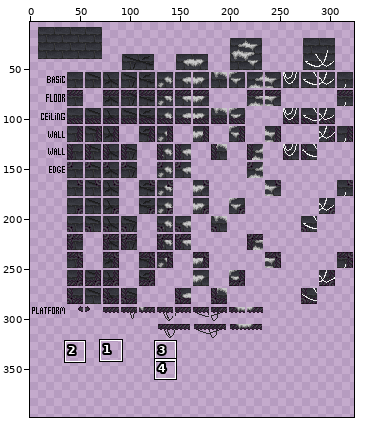
Two states of a sprite sheet, Paint-it-Black/levels/tiles/tiles.png. The picture above shows the old version from afar; the outline marks the close-up.
Close-up. Earlier state:
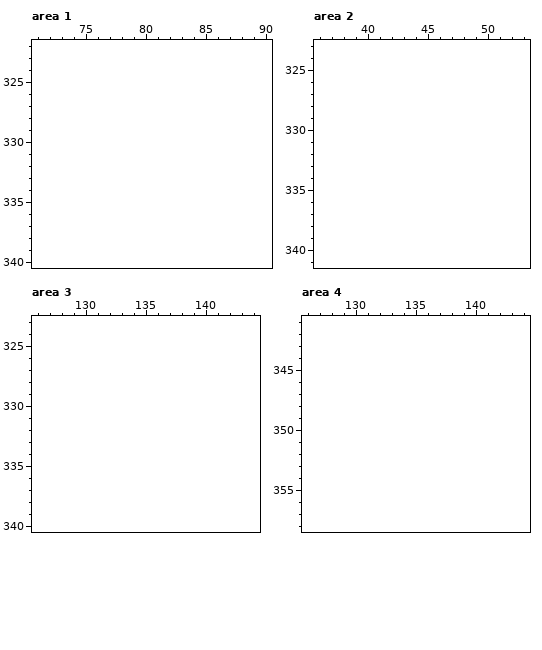
The file is 324x322 pixels. Colours within 5 levels of each other are drawn and written as one. Shown: area 1: x 71..90, y 322..340; area 2: x 36..53, y 323..341; area 3: x 126..144, y 323..340; area 4: x 126..144, y 341..358. The old version is drawn lined up with the new one, on the new canvas. The wide view leaves out empty margins. The commit also changed other parts of the picture, which this record leaves out.
Palette (. is transparent): 
The same view after the edit:
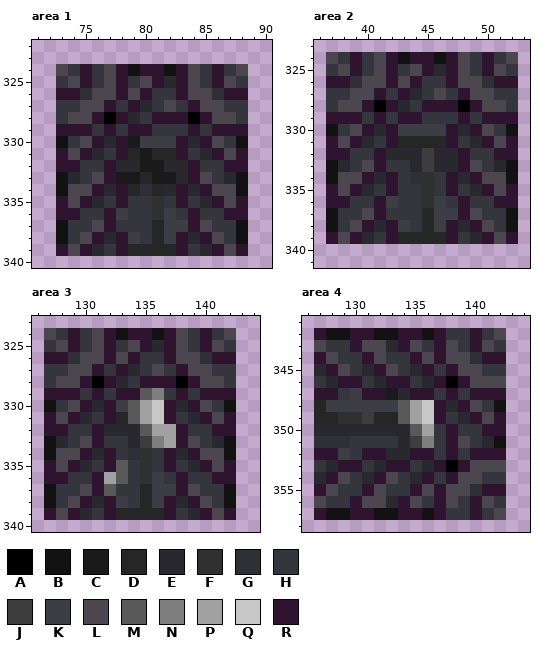
Colours new in this view: A #000000  B #121212  C #1a1a1a  D #262626  E #28282e  F #303030  G #2f2f36  H #35363d  J #3d3d3d  K #3c3d45  L #4c474f  M #595959  N #7f7f7f  P #a1a1a1  Q #c7c7c7  R #2e142e
Changes in this commit:
canvas 324x322 -> 324x399
Area 1:
y 324: x 73..88 ................ -> LHRHLRBRRBRLHRHL
y 325: x 73..88 ................ -> HLRHLRHLRERLHRLH
y 326: x 73..88 ................ -> RRGLLRLRHHRLLGRR
y 327: x 73..88 ................ -> HHLLRHREHLHRLLHH
y 328: x 73..88 ................ -> HLLRAREHRRRARLLH
y 329: x 73..88 ................ -> RRRHRHRRHHHRHRRR
y 330: x 73..88 ................ -> BHLRERCKKKRERLHB
y 331: x 73..88 ................ -> RLREHRDCDDRHERLR
y 332: x 73..88 ................ -> RRHHREECCEERHHRR
y 333: x 73..88 ................ -> BEHLRCCDCCERLHEB
y 334: x 73..88 ................ -> BLLRERDGDERERLLB
y 335: x 73..88 ................ -> RLREHRHHFHRHERLR
y 336: x 73..88 ................ -> RRHHRKHHFKHRHHRR
y 337: x 73..88 ................ -> BHHLRHHHDKKRLHHB
y 338: x 73..88 ................ -> BHLRERKHDKRERLHB
y 339: x 73..88 ................ -> RLREHRDDDDRHERLR
Area 2:
y 324: x 37..52 ................ -> LHRHLRBRRBRLHRHL
y 325: x 37..52 ................ -> HLRHLRHLRERLHRLH
y 326: x 37..52 ................ -> RRGLLRLRHHRLLGRR
y 327: x 37..52 ................ -> HHLLRHREHLHRLLHH
y 328: x 37..52 ................ -> HLLRAREHRRRARLLH
y 329: x 37..52 ................ -> RRRHRHRRHHHRHRRR
y 330: x 37..52 ................ -> BHLRERKKKKRERLHB
y 331: x 37..52 ................ -> RLREHRDDDDRHERLR
y 332: x 37..52 ................ -> RRHHREEEJEERHHRR
y 333: x 37..52 ................ -> BEHLRHHEJEERLHEB
y 334: x 37..52 ................ -> BLLRERHGFHRERLLB
y 335: x 37..52 ................ -> RLREHRHHFHRHERLR
y 336: x 37..52 ................ -> RRHHRKHHFKHRHHRR
y 337: x 37..52 ................ -> BHHLRHHHDKKRLHHB
y 338: x 37..52 ................ -> BHLRERKHDKRERLHB
y 339: x 37..52 ................ -> RLREHRDDDDRHERLR
Area 3:
y 324: x 127..142 ................ -> LHRHLRBRRBRLHRHL
y 325: x 127..142 ................ -> HLRHLRHLRERLHRLH
y 326: x 127..142 ................ -> RRGLLRLRHHRLLGRR
y 327: x 127..142 ................ -> HHLLRHREHLHRLLHH
y 328: x 127..142 ................ -> HLLRAREHRRRARLLH
y 329: x 127..142 ................ -> RRRHRHRRMNHRHRRR
y 330: x 127..142 ................ -> BHLRERKMPQRERLHB
y 331: x 127..142 ................ -> RLREHRDMPQRHERLR
y 332: x 127..142 ................ -> RRHHREEEMPPRHHRR
y 333: x 127..142 ................ -> BEHLRHHEJNPRLHEB
y 334: x 127..142 ................ -> BLLRERHGFHRERLLB
y 335: x 127..142 ................ -> RLREHRMHFHRHERLR
y 336: x 127..142 ................ -> RRHHRPMHFKHRHHRR
y 337: x 127..142 ................ -> BHHLRMHHDKKRLHHB
y 338: x 127..142 ................ -> BHLRERKHDKRERLHB
y 339: x 127..142 ................ -> RLREHRDDDDRHERLR
Area 4:
y 342: x 127..142 ................ -> RBBRRBBRRBRHHRHL
y 343: x 127..142 ................ -> LHHRLLERLHRLHRLH
y 344: x 127..142 ................ -> RLHHRLHHRLRLLGRR
y 345: x 127..142 ................ -> ERLHERLHERHRLLHH
y 346: x 127..142 ................ -> HERRHERRHERARLLL
y 347: x 127..142 ................ -> RRHKRRCERRHRHRRR
y 348: x 127..142 ................ -> DKKKKKKMPQRERLHB
y 349: x 127..142 ................ -> DDFFJDDMPQRHERLR
y 350: x 127..142 ................ -> EEEEEEEEMPHRHHRR
y 351: x 127..142 ................ -> GGGHHHHEJNHRLHEB
y 352: x 127..142 ................ -> RRKHRREERRHRHRRR
y 353: x 127..142 ................ -> HERRHERRHERARLLL
y 354: x 127..142 ................ -> ERLHERLHERHRLLHH
y 355: x 127..142 ................ -> RLHHRLHHRLRLLGRR
y 356: x 127..142 ................ -> LHHRLLERLHRLHRLH
y 357: x 127..142 ................ -> RBBRRBBRRBRHHRHL
Pixel boxes of the changes (left, top, right, bottom) in both close-ups:
added: (56, 64, 248, 256)
added: (326, 52, 518, 244)
added: (44, 328, 236, 520)
added: (314, 328, 506, 520)
